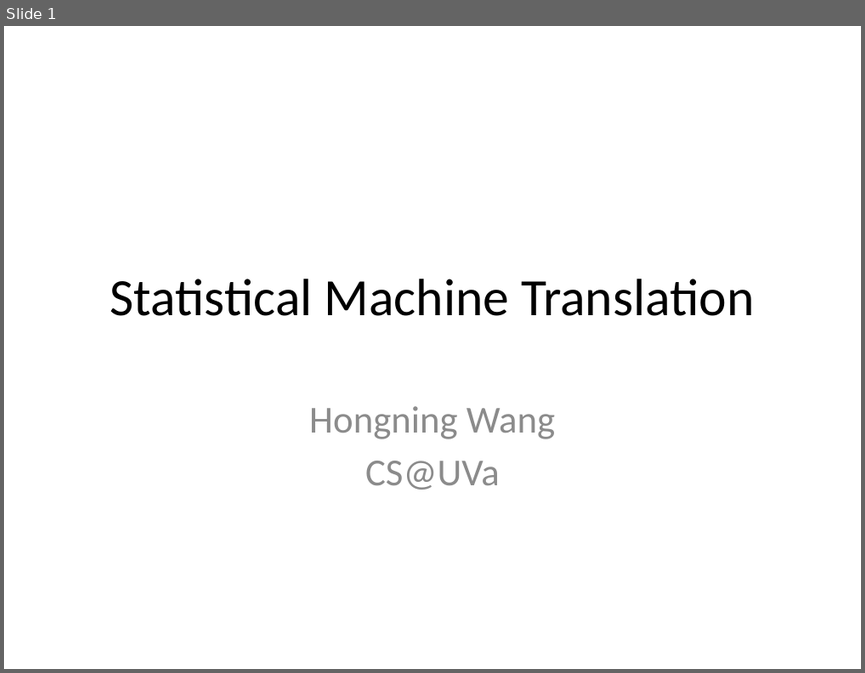
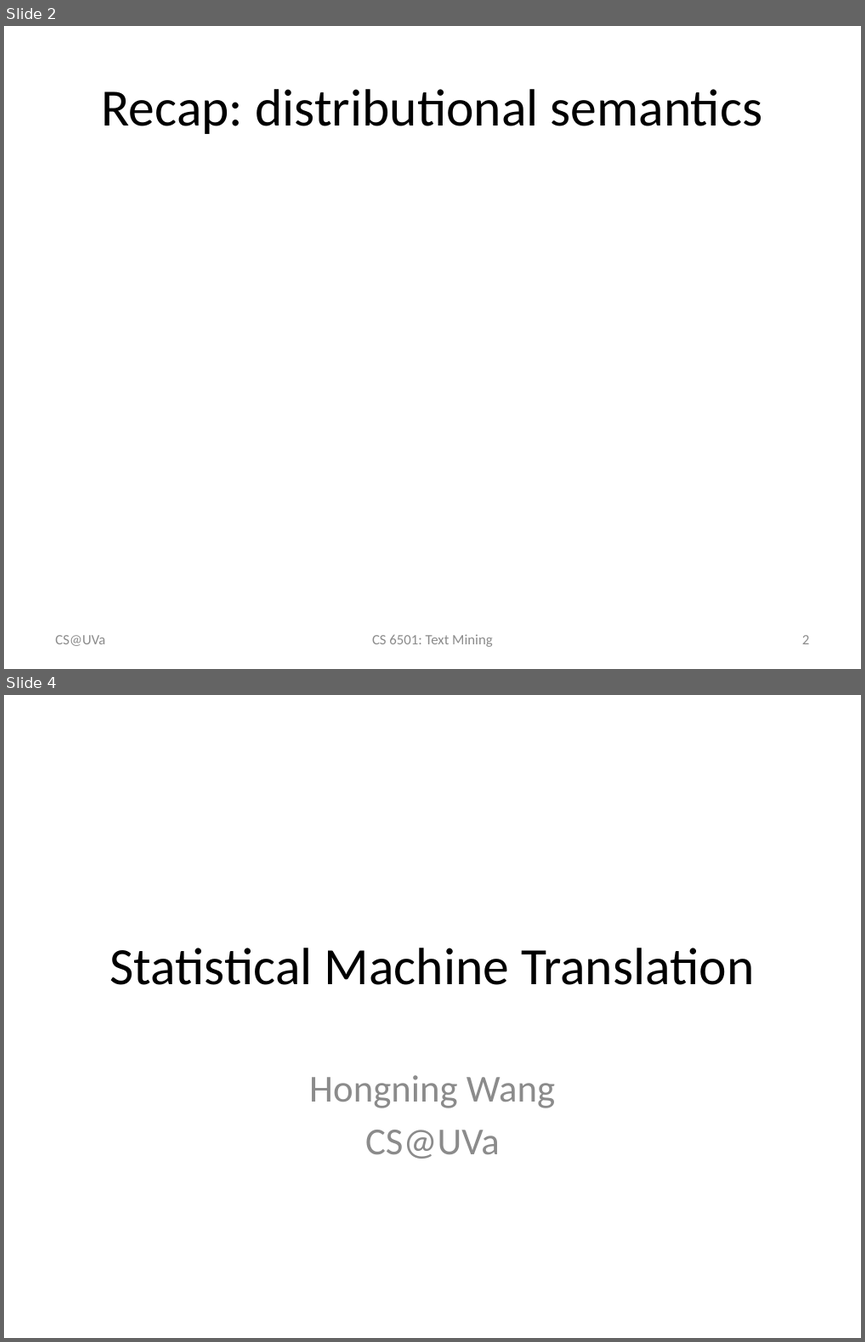
Before and after one commit to wang296/CS6501-Text-Mining, a slide deck: docs/StatisticalMachineTranslation.pptx. Shown one above the other, each under a label of ours: slide 1 before the commit, slides 2 and 4 after it; the slides between them are not shown. The pictures are 865x673 and 865x1342 pixels, drawn with LibreOffice and Linux fonts; fonts in the diff are those of the drawing; grey boxes stand for pictures. Boxes give left, top, right and bottom in pixels: in the first picture for what was removed or moved away, otherwise in the second. Text is boxed around its words. In the diff, an @@ line names an element or a change of style, - is before the commit and + after.

Commit message:
text categorization

```diff
--- a/docs/StatisticalMachineTranslation.pptx
+++ b/docs/StatisticalMachineTranslation.pptx
@@ slide 2 added at [4, 26, 861, 669], background #FFFFFF @@
@@ title added at [102, 89, 763, 134], 44 pt, text #000000 @@
+Recap: distributional semantics
@@ text added at [55, 635, 105, 646], 12 pt, text #8C8C8C @@
+CS@UVa
@@ text added at [372, 634, 493, 646], 12 pt, text #8C8C8C @@
+CS 6501: Text Mining
@@ page number added at [802, 635, 809, 644], 12 pt, text #8C8C8C @@
+2
@@ what was slide 1 is now slide 4 @@
```
Also in this commit, not shown: 1 slide changed, 5 other slides added, 5 other files.
